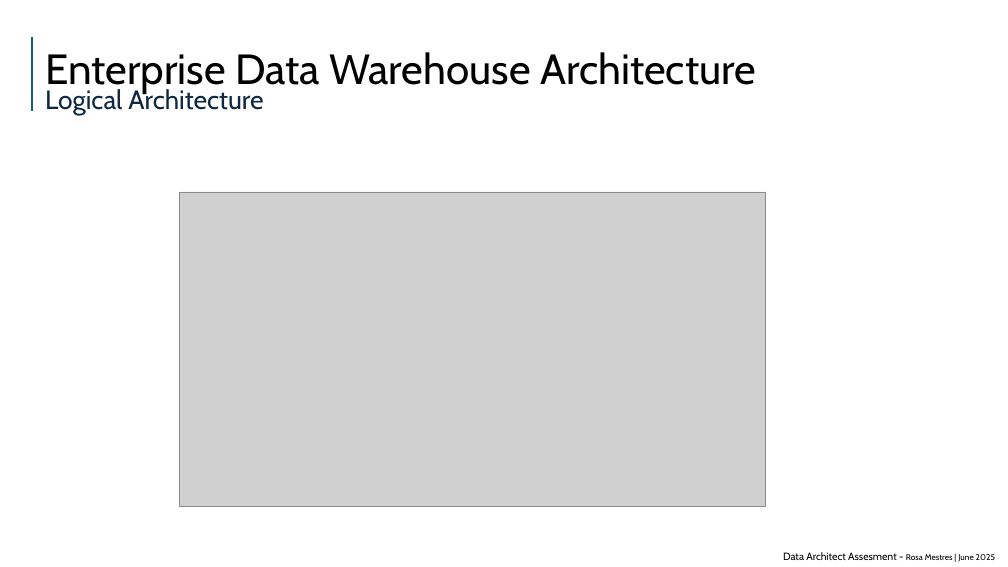
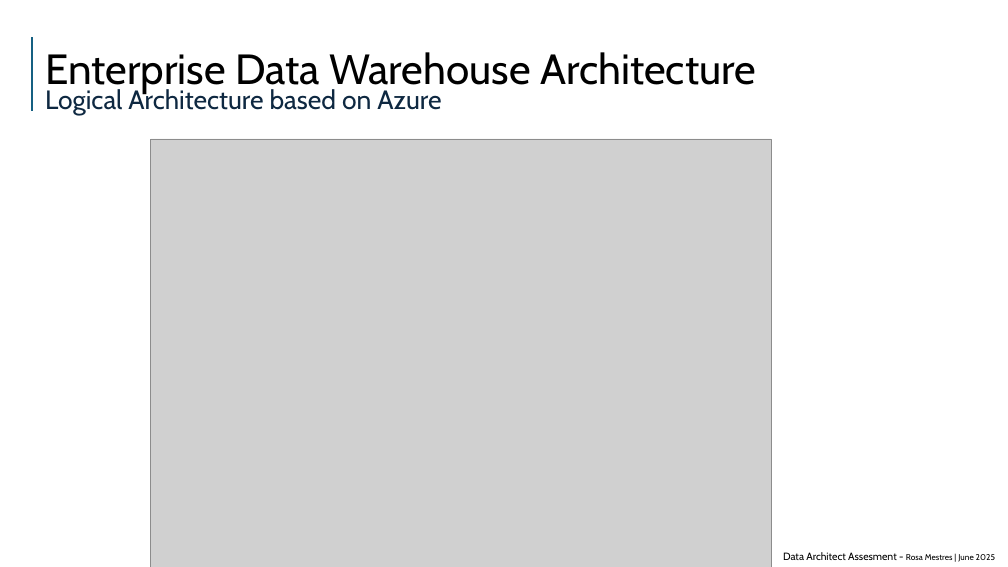
Before and after one commit to rmhuoc/etl_assesment, a slide deck: slide 4 of PyETL/ppt/data_architect_assesment_v1_copy.pptx. Drawn at 1008x567 pixels with LibreOffice and Linux fonts; fonts in the diff are those of the drawing; grey boxes stand for pictures. Boxes give left, top, right and bottom in pixels: in the first picture for what was removed or moved away, otherwise in the second. Text is boxed around its words. In the diff, an @@ line names an element or a change of style, - is before the commit and + after.

```diff
--- a/PyETL/ppt/data_architect_assesment_v1_copy.pptx
+++ b/PyETL/ppt/data_architect_assesment_v1_copy.pptx
@@ text at bbox=[45, 52, 756, 115]: text changed @@
-Enterprise Data Warehouse Architecture
-Logical Architecture
+Enterprise Data Warehouse Architecture
+Logical Architecture based on Azure
@@ picture: place and size @@
-picture at bbox=[179, 192, 765, 506]
+picture at bbox=[151, 139, 771, 567]
```
Also in this commit, not shown: 1 other slide changed, 1 other file.
